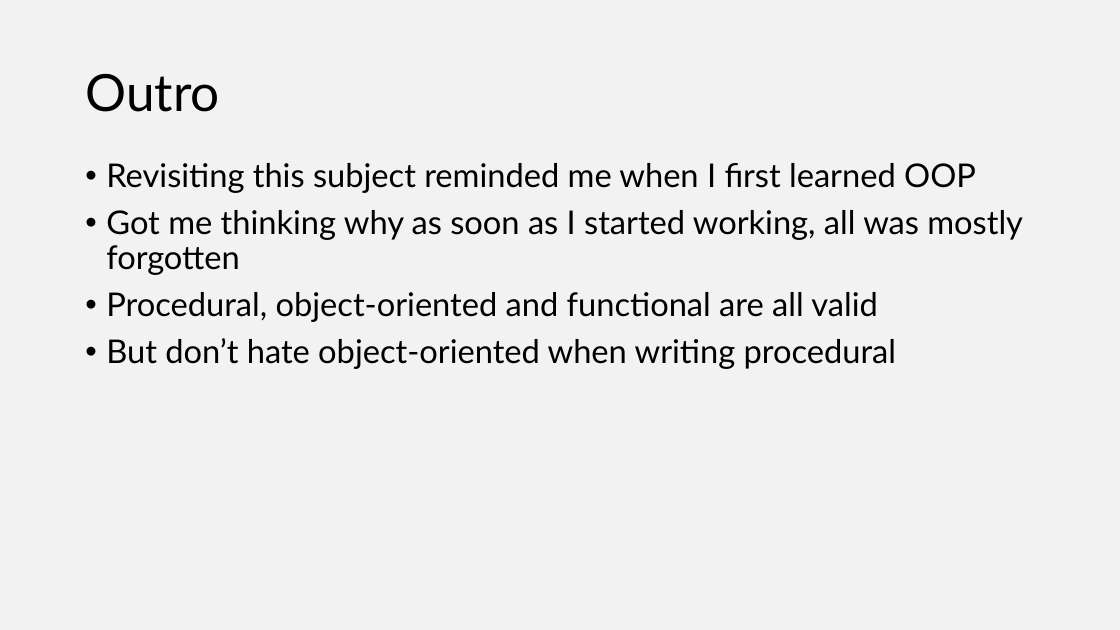
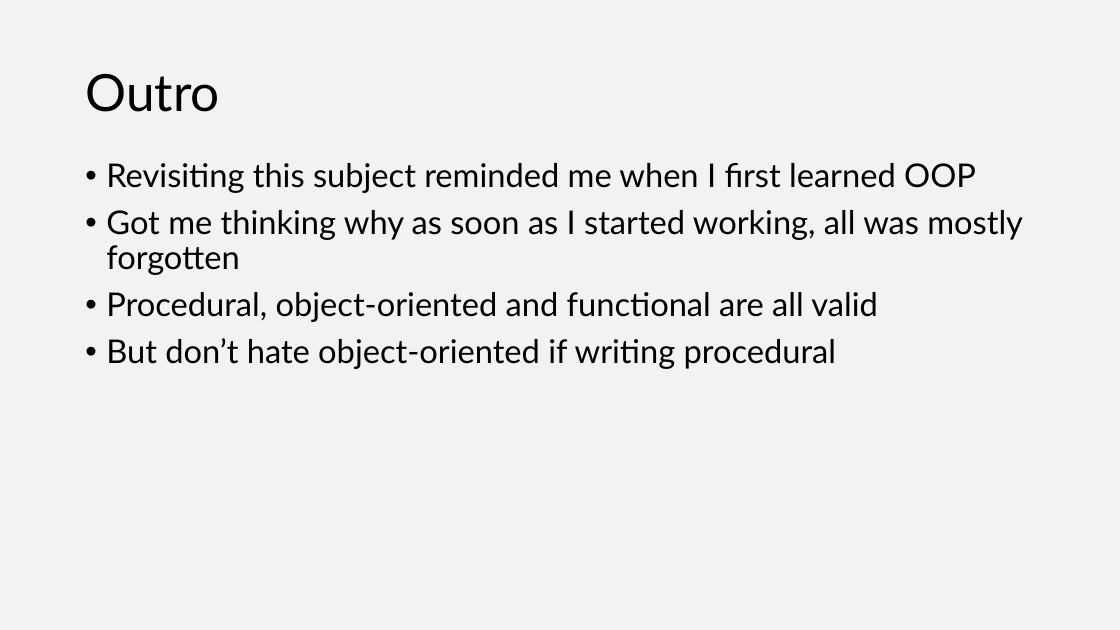
Before and after one commit to joaofbantunes/OOPsIDidItAgain, a slide deck: slide 34 of presentation/OOPsIDidItAgain.pptx (slide 33 before the commit). Drawn at 1120x630 pixels with LibreOffice and Linux fonts; fonts in the diff are those of the drawing. Boxes give left, top, right and bottom in pixels: in the first picture for what was removed or moved away, otherwise in the second. Text is boxed around its words. In the diff, an @@ line names an element or a change of style, - is before the commit and + after.

```diff
--- a/presentation/OOPsIDidItAgain.pptx
+++ b/presentation/OOPsIDidItAgain.pptx
@@ text at bbox=[106, 338, 836, 369]: text changed @@
-• But don’t hate object-oriented when writing procedural
+• But don’t hate object-oriented if writing procedural
```
Also in this commit, not shown: 9 other slides changed, 1 slide added, 1 other file.
